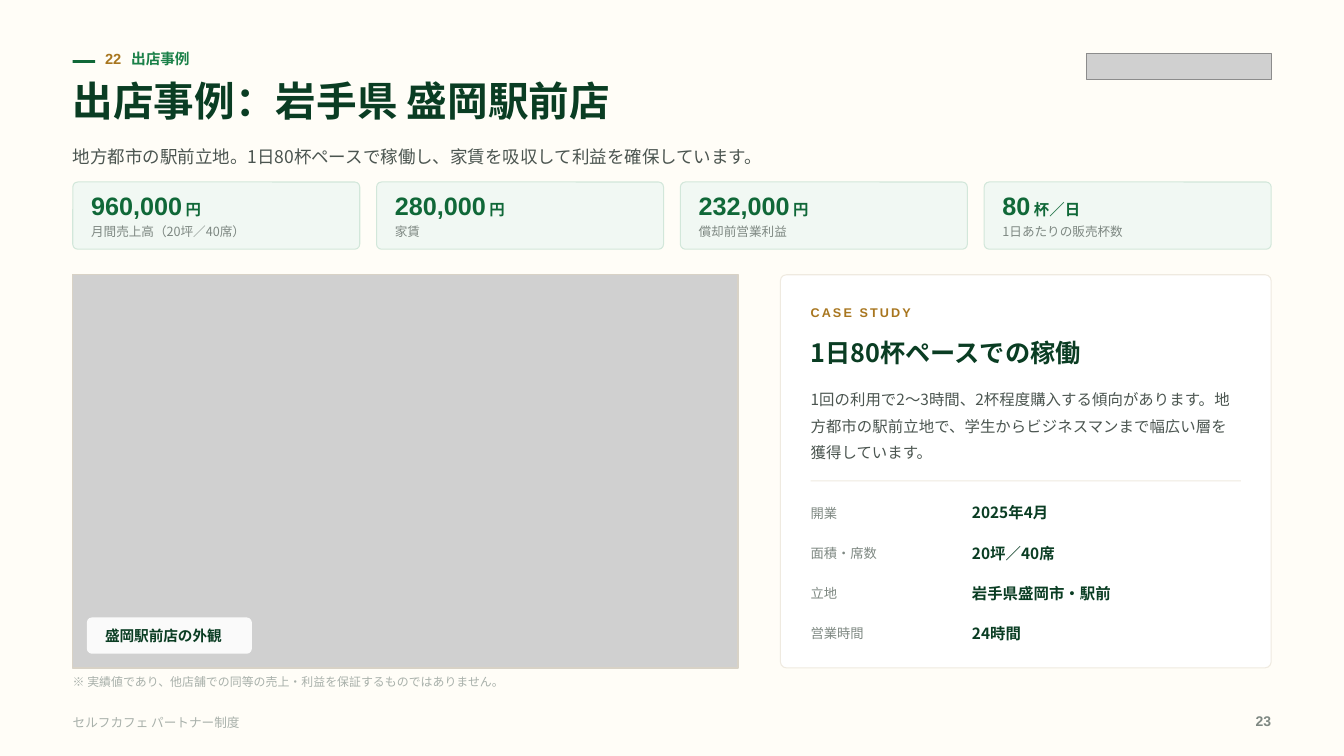
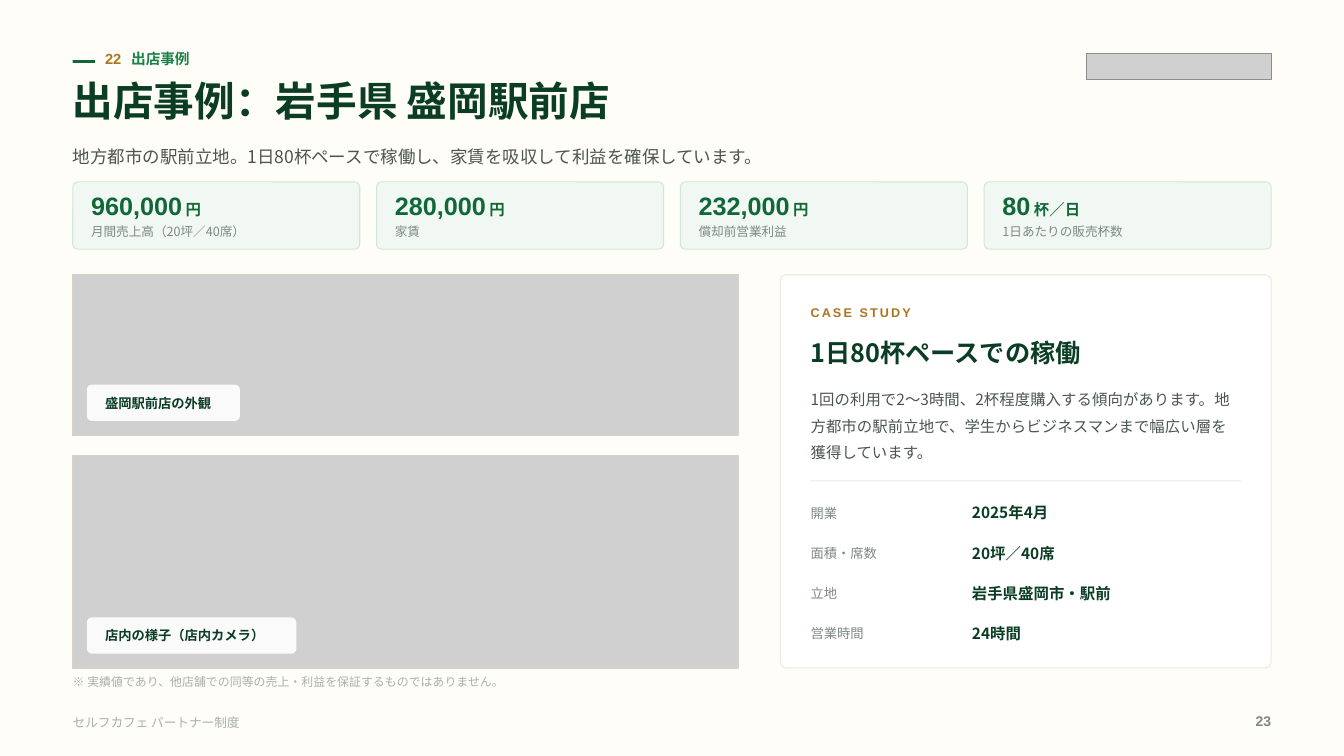
Before and after one commit to a5408071-cmd/suzuki-ceo, a slide deck: slide 23 of selfcafe-partner-deck/selfcafe-partner-deck.pptx. Drawn at 1344x756 pixels with LibreOffice and Linux fonts; fonts in the diff are those of the drawing; grey boxes stand for pictures. Boxes give left, top, right and bottom in pixels: in the first picture for what was removed or moved away, otherwise in the second. Text is boxed around its words. In the diff, an @@ line names an element or a change of style, - is before the commit and + after.

```diff
--- a/selfcafe-partner-deck/selfcafe-partner-deck.pptx
+++ b/selfcafe-partner-deck/selfcafe-partner-deck.pptx
@@ picture added at bbox=[73, 275, 738, 436] @@
@@ rectangle added at bbox=[73, 275, 738, 436], outline #D8D2C6 1 pt @@
@@ rounded rectangle added at bbox=[87, 385, 240, 421], fill #FFFFFF at 90% opacity @@
@@ text "盛岡駅前店の外観": place and size @@
-text "盛岡駅前店の外観" at bbox=[105, 628, 222, 643]
+text "盛岡駅前店の外観" at bbox=[105, 396, 211, 409]
@@ text "盛岡駅前店の外観" at bbox=[105, 396, 211, 409]: size 10.5 to 9.5 pt @@
@@ rectangle: place and size @@
-rectangle at bbox=[73, 275, 738, 668]
+rectangle at bbox=[73, 456, 738, 668]
@@ picture: place and size @@
-picture at bbox=[73, 275, 738, 668]
+picture at bbox=[73, 456, 738, 668]
@@ rounded rectangle: place and size @@
-rounded rectangle at bbox=[87, 618, 252, 654]
+rounded rectangle at bbox=[87, 618, 296, 654]
@@ text added at bbox=[105, 628, 264, 642], 9.5 pt, text #0A3D23, bold @@
+店内の様子（店内カメラ）
```
Also in this commit, not shown: 5 other slides changed, 5 other files.
